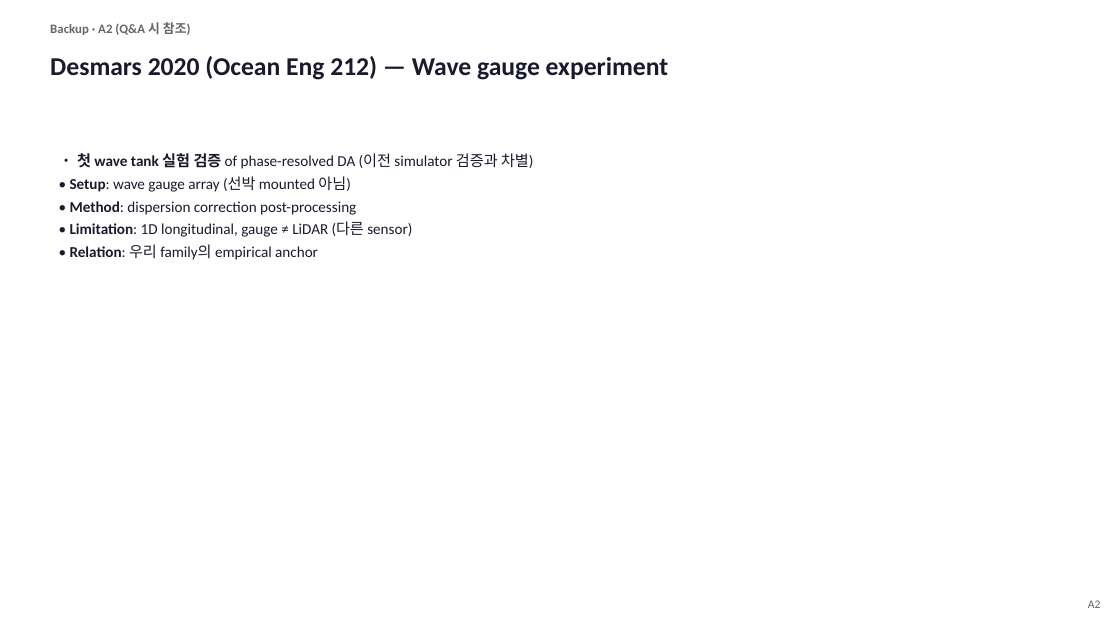
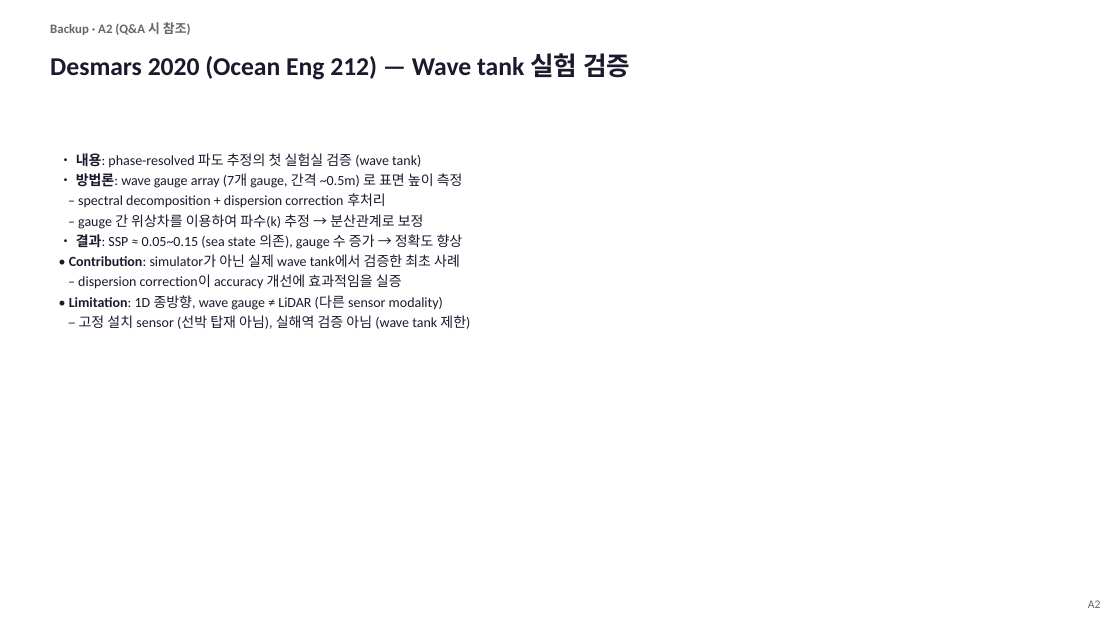
Before and after one commit to SAEYONGPARK94/wavesplat, a slide deck: slide 20 of wavesplat/docs/labmeeting_2026_05_13.pptx (slide 21 before the commit). Drawn at 1120x630 pixels with LibreOffice and Linux fonts; fonts in the diff are those of the drawing. Boxes give left, top, right and bottom in pixels: in the first picture for what was removed or moved away, otherwise in the second. Text is boxed around its words. In the diff, an @@ line names an element or a change of style, - is before the commit and + after.

```diff
--- a/wavesplat/docs/labmeeting_2026_05_13.pptx
+++ b/wavesplat/docs/labmeeting_2026_05_13.pptx
@@ text at bbox=[50, 53, 630, 80]: text changed @@
-Desmars 2020 (Ocean Eng 212) — Wave gauge experiment
+Desmars 2020 (Ocean Eng 212) — Wave tank 실험 검증
@@ text at bbox=[69, 153, 470, 329]: text changed; size 13 to 12 pt @@
-• 첫 wave tank 실험 검증 of phase-resolved DA (이전 simulator 검증과 차별)
-• Setup: wave gauge array (선박 mounted 아님)
-• Method: dispersion correction post-processing
-• Limitation: 1D longitudinal, gauge ≠ LiDAR (다른 sensor)
-• Relation: 우리 family의 empirical anchor
+• 내용: phase-resolved 파도 추정의 첫 실험실 검증 (wave tank)
+• 방법론: wave gauge array (7개 gauge, 간격 ~0.5m) 로 표면 높이 측정
+– spectral decomposition + dispersion correction 후처리
+– gauge 간 위상차를 이용하여 파수(k) 추정 → 분산관계로 보정
+• 결과: SSP ≈ 0.05~0.15 (sea state 의존), gauge 수 증가 → 정확도 향상
+• Contribution: simulator가 아닌 실제 wave tank에서 검증한 최초 사례
+– dispersion correction이 accuracy 개선에 효과적임을 실증
+• Limitation: 1D 종방향, wave gauge ≠ LiDAR (다른 sensor modality)
+– 고정 설치 sensor (선박 탑재 아님), 실해역 검증 아님 (wave tank 제한)
```
Also in this commit, not shown: 16 other slides changed, 11 slides added, 8 slides removed, 14 other files.
